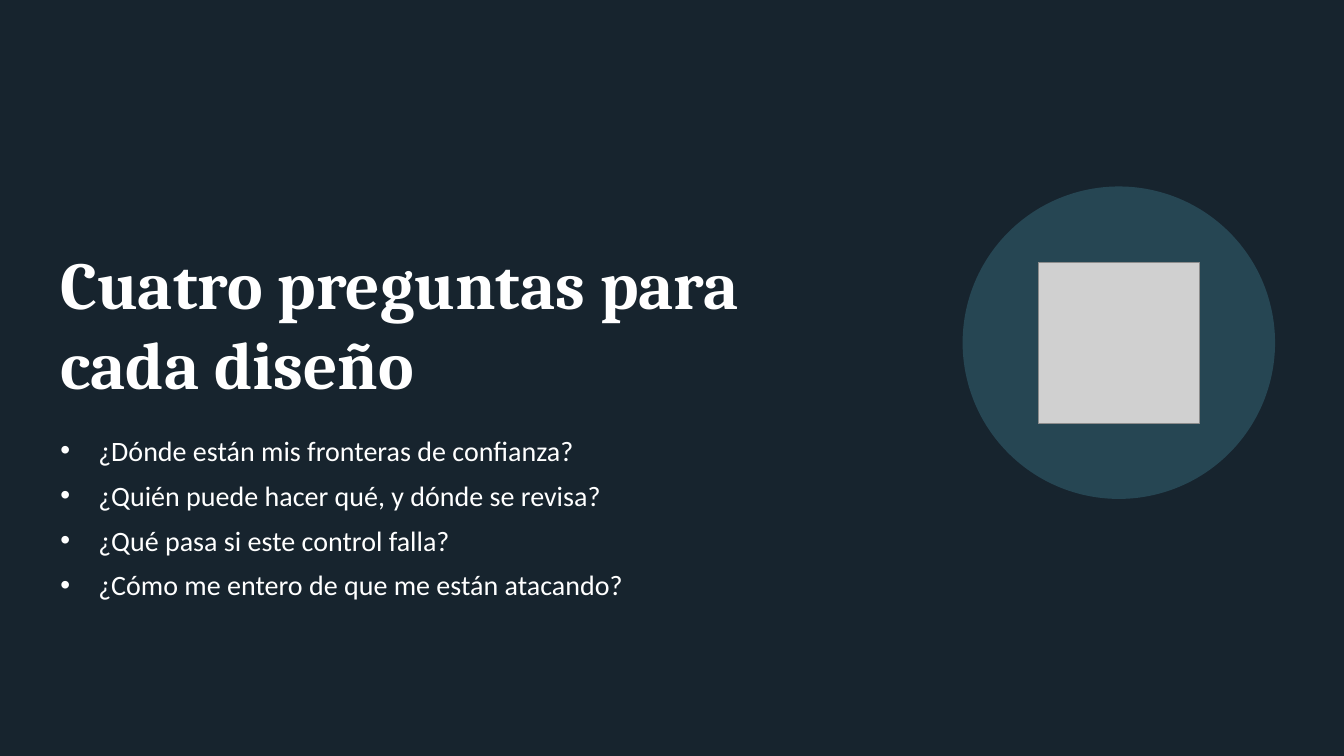
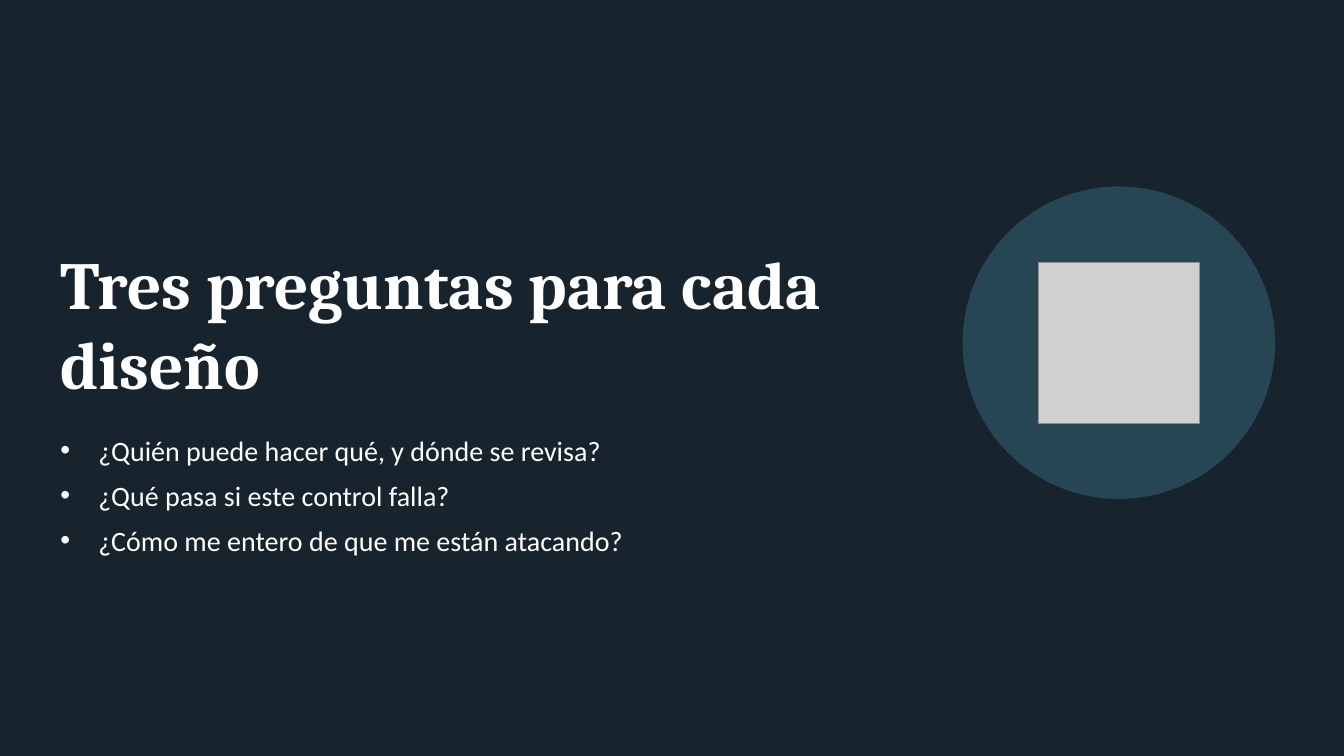
Before and after one commit to JonathanSolisP/design-course, a slide deck: slide 28 of Semana 14/Seguridad en el diseño de sistemas.pptx. Drawn at 1344x756 pixels with LibreOffice and Linux fonts; fonts in the diff are those of the drawing; grey boxes stand for pictures. Boxes give left, top, right and bottom in pixels: in the first picture for what was removed or moved away, otherwise in the second. Text is boxed around its words. In the diff, an @@ line names an element or a change of style, - is before the commit and + after.

```diff
--- a/Semana 14/Seguridad en el diseño de sistemas.pptx
+++ b/Semana 14/Seguridad en el diseño de sistemas.pptx
@@ title at (60, 262, 821, 390): text changed @@
-Cuatro preguntas para cada diseño
+Tres preguntas para cada diseño
@@ text at (98, 441, 573, 466): paragraph removed @@
-• ¿Dónde están mis fronteras de confianza?
```
Also in this commit, not shown: 9 other slides changed.
